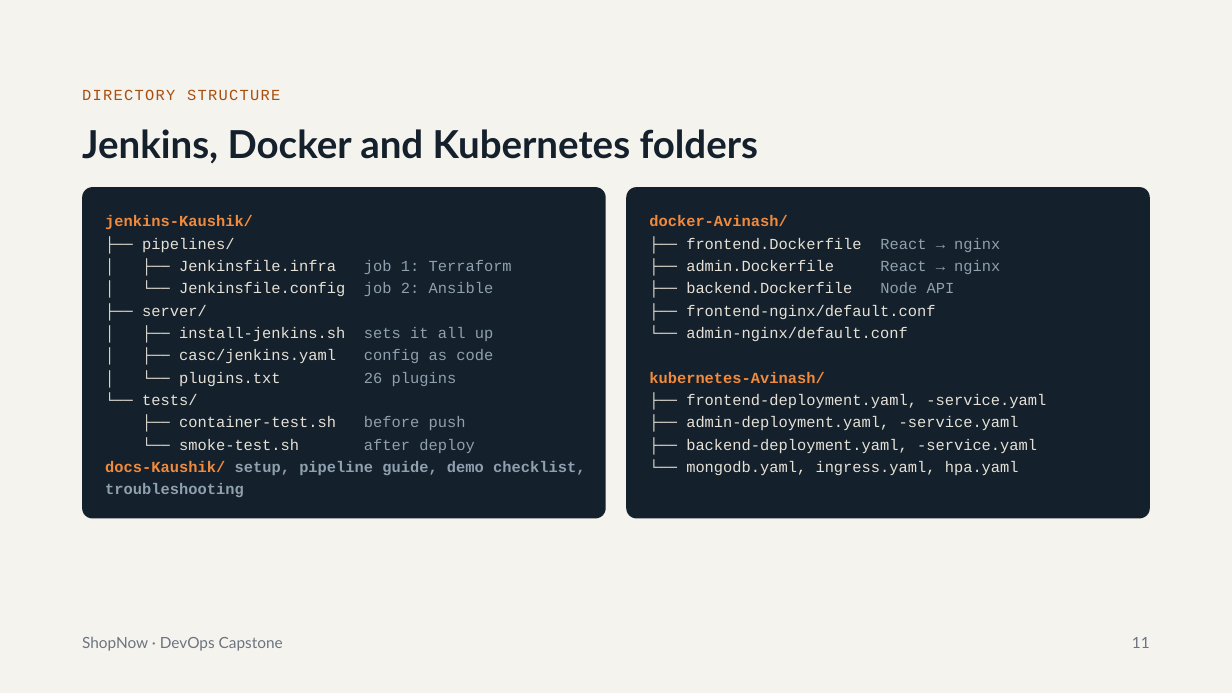
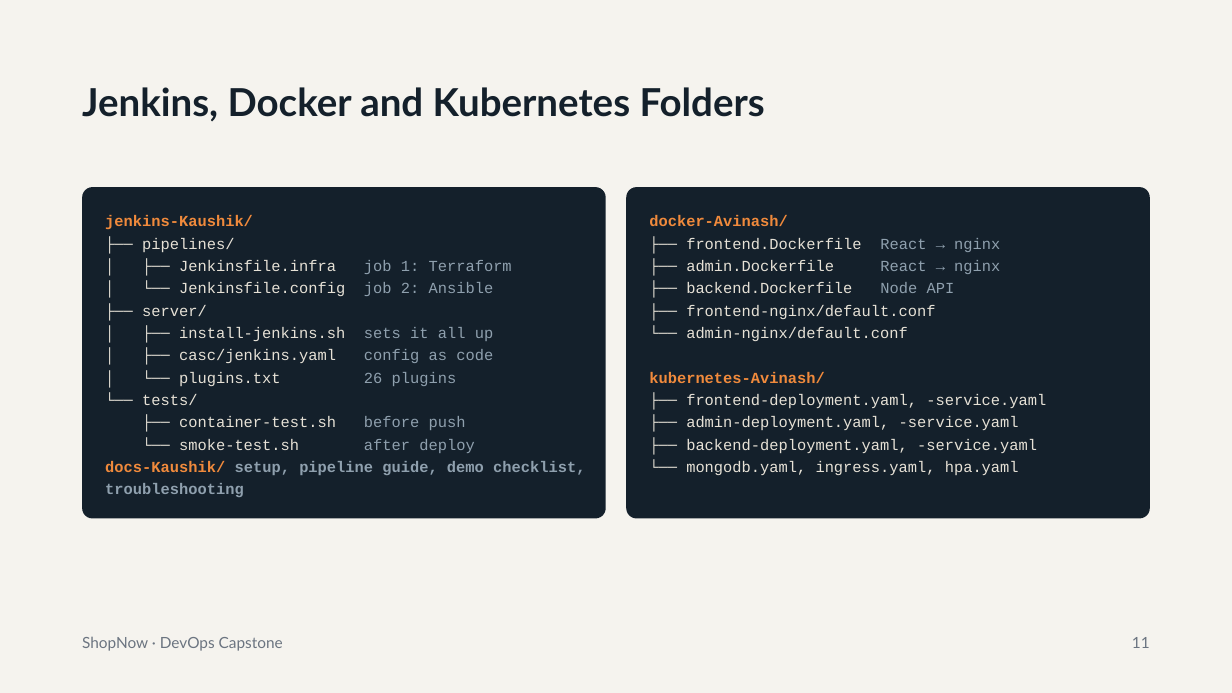
Before and after one commit to banalasusmitha/Capstone_Project-Web-Application-with-CI-CD-DevOps, a slide deck: slide 11 of final-delivery/ShopNow_DevOps_Capstone.pptx. Drawn at 1232x693 pixels with LibreOffice and Linux fonts; fonts in the diff are those of the drawing. Boxes give left, top, right and bottom in pixels: in the first picture for what was removed or moved away, otherwise in the second. Text is boxed around its words. In the diff, an @@ line names an element or a change of style, - is before the commit and + after.

```diff
--- a/final-delivery/ShopNow_DevOps_Capstone.pptx
+++ b/final-delivery/ShopNow_DevOps_Capstone.pptx
@@ title at <box>82,87,765,121</box>: text changed @@
-Jenkins, Docker and Kubernetes folders
+Jenkins, Docker and Kubernetes Folders
@@ text removed at <box>82,89,280,100</box> @@
-DIRECTORY STRUCTURE
```
Also in this commit, not shown: 23 other slides changed, 11 slides added, 3 slides removed, 1 other file.
